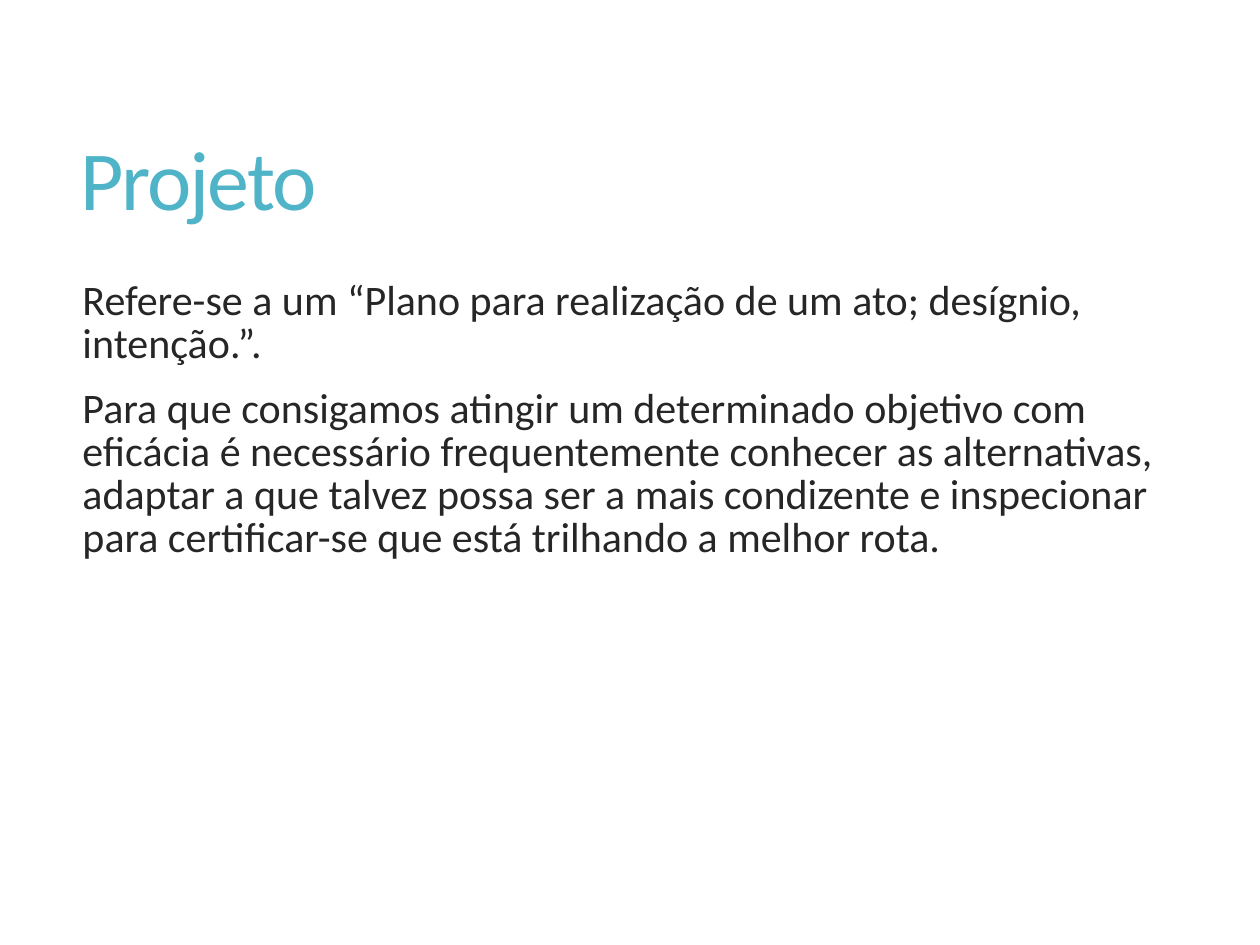
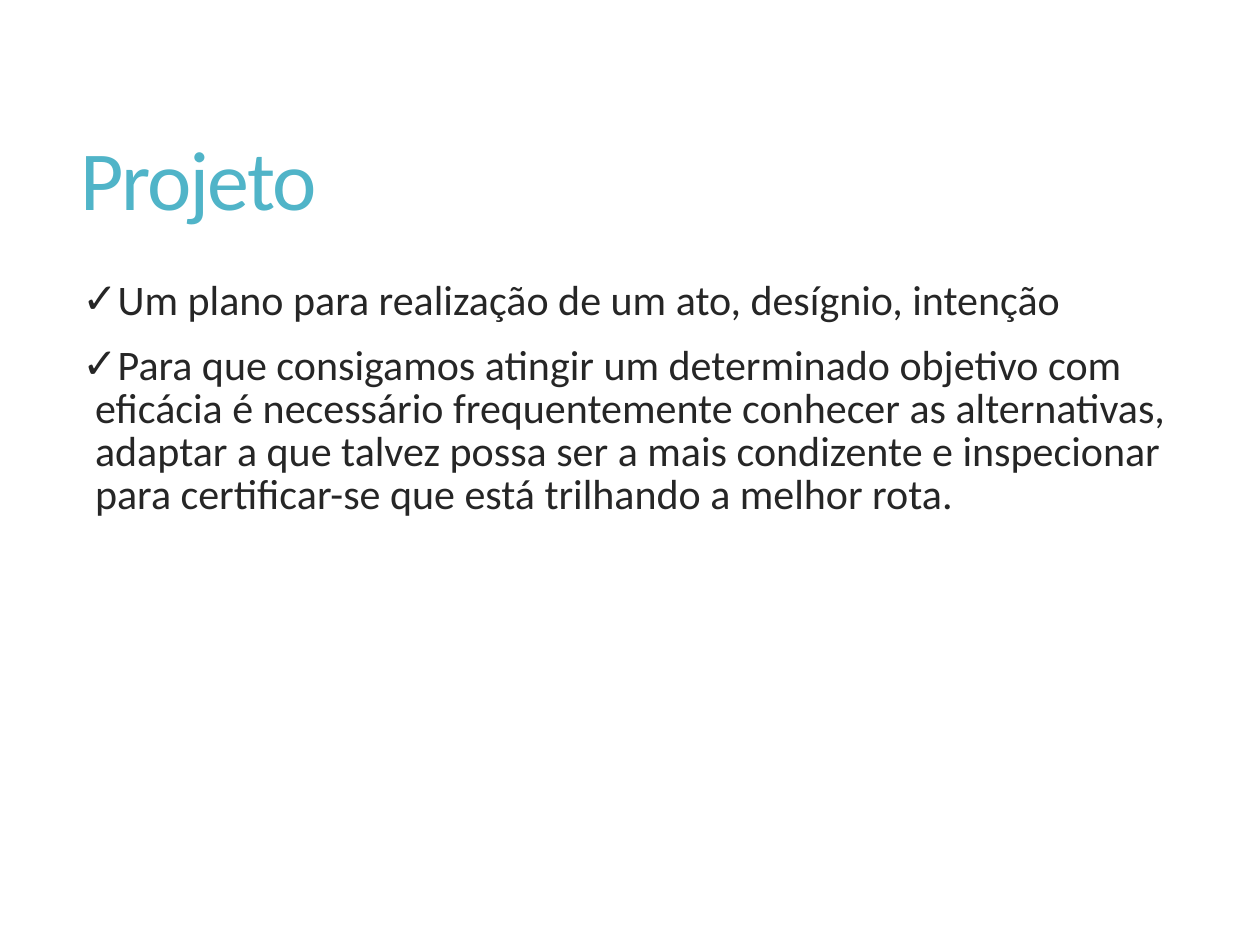
Before and after one commit to Elton-Garbin/TCC-2016, a slide deck: slide 4 of StartIdea/StartIdea.Docs/Apresentacao.pptx (slide 3 before the commit). Drawn at 1260x945 pixels with LibreOffice and Linux fonts; fonts in the diff are those of the drawing. Boxes give left, top, right and bottom in pixels: in the first picture for what was removed or moved away, otherwise in the second. Text is boxed around its words. In the diff, an @@ line names an element or a change of style, - is before the commit and + after.

```diff
--- a/StartIdea/StartIdea.Docs/Apresentacao.pptx
+++ b/StartIdea/StartIdea.Docs/Apresentacao.pptx
@@ text at <box>118,286,1060,323</box>: text changed @@
-Refere-se a um “Plano para realização de um ato; desígnio, intenção.”.
+✓ Um plano para realização de um ato, desígnio, intenção
@@ text at <box>95,351,1165,516</box>: bullet none to ✓ @@
```
Also in this commit, not shown: 5 other slides changed, 8 slides added, 6 slides removed.
